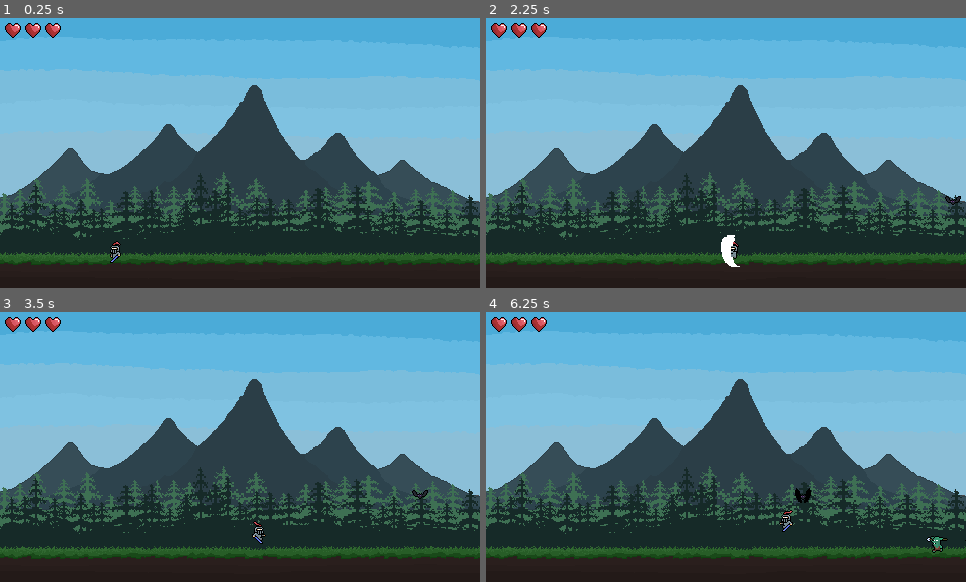
Above: before the commit, frames 1-4 (two rows, left to right).
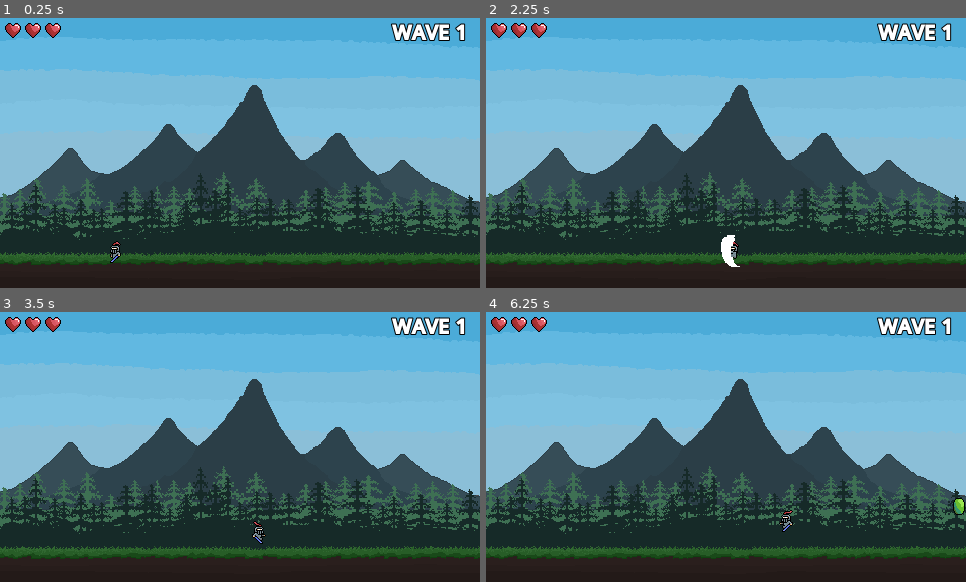
Above: after the commit, the same moments.

Repository: RadoslawG123/WavesOfMonsters
Game: Godot game, scene res://Scenes/main.tscn
Two runs of this game, one before a commit and one after it. Both use one fixed random seed, a clock stepped at 60 frames per second and the inputs below.
Inputs:
- Up to frame 1 (0.25 s): no input
- Up to frame 2 (2.25 s): hold D (Right) 0.53-2.03 s; tap Space (Attack) at 0.6, 1.35, 2.1 s; tap W (Jump) at 0.77, 1.52 s; hold A (Left) from 2.03 s (still down)
- Up to frame 3 (3.5 s): release A (Left) at 2.78 s; hold D (Right) from 2.78 s (still down); tap Space (Attack) at 2.85 s; tap W (Jump) at 3.02 s
- Up to frame 4 (6.25 s): tap Space (Attack) every 0.75 s from 3.6 to 5.85 s; tap W (Jump) at 3.77, 4.52, 6.02 s; release D (Right) at 4.28 s; hold A (Left) 4.28-5.03 s; hold D (Right) 5.03-5.78 s; hold A (Left) from 5.78 s (still down)

The runs differ from the first frame. In frame 1, 0.8% of the frame differs, in the area x 81-98%, y 1-9%; in frame 2, 0.9%; in frame 3, 0.9%; in frame 4, 1.2%, in the area x 64-100%, y 1-90%.

Commit message:
Create basic mock of waves mechanics. Most of the wave code is stored in monster_generator.gd script.

Diff:
--- /dev/null
+++ b/Assets/Other/WavesSchedule.csv
@@ -0,0 +1,11 @@
+Wave;Slime;Bat;SpearGoblin
+1;3;0;0
+2;5;0;0
+3;5;2;0
+4;5;5;0
+5;2;0;2
+6;2;1;3
+7;4;3;4
+8;0;10;2
+9;0;0;8
+10;10;10;10
--- a/Scenes/Enemies/Bat.tscn
+++ b/Scenes/Enemies/Bat.tscn
@@ -11,6 +11,7 @@
 shader = ExtResource("2_fgnpe")
 shader_parameter/flash_modifier = 0.0
 shader_parameter/flash_color = Color(1, 1, 1, 1)
+shader_parameter/custom_modulate = Color(1, 1, 1, 1)
 
 [sub_resource type="AtlasTexture" id="AtlasTexture_p4yo7"]
 atlas = ExtResource("1_xfaav")
@@ -159,12 +160,6 @@
 libraries/ = SubResource("AnimationLibrary_laydv")
 speed_scale = 4.0
 
-[node name="CollisionShape2D" type="CollisionShape2D" parent="." unique_id=1189754203]
-shape = SubResource("RectangleShape2D_r1vj8")
-
-[node name="HealthComponent" parent="." unique_id=2035992246 instance=ExtResource("2_u58sa")]
-health_amount = 2
-
 [node name="Hurtbox" parent="." unique_id=1952516124 node_paths=PackedStringArray("sprite", "enemy_body") instance=ExtResource("3_4bhup")]
 collision_mask = 40
 sprite = NodePath("../AnimatedSprite2D")
@@ -172,3 +167,9 @@
 
 [node name="CollisionShape2D" type="CollisionShape2D" parent="Hurtbox" unique_id=1791558893]
 shape = SubResource("RectangleShape2D_r1vj8")
+
+[node name="CollisionShape2D" type="CollisionShape2D" parent="." unique_id=1189754203]
+shape = SubResource("RectangleShape2D_r1vj8")
+
+[node name="HealthComponent" parent="." unique_id=2035992246 instance=ExtResource("2_u58sa")]
+health_amount = 2
--- a/Scenes/Enemies/Slime.tscn
+++ b/Scenes/Enemies/Slime.tscn
@@ -142,6 +142,9 @@
 }]
 
 [sub_resource type="RectangleShape2D" id="RectangleShape2D_r1vj8"]
+size = Vector2(18, 12)
+
+[sub_resource type="RectangleShape2D" id="RectangleShape2D_qnic2"]
 size = Vector2(18, 12)
 
 [sub_resource type="Animation" id="Animation_i418a"]
@@ -357,9 +360,6 @@
 &"RESET": SubResource("Animation_qvstw")
 }
 
-[sub_resource type="RectangleShape2D" id="RectangleShape2D_qnic2"]
-size = Vector2(18, 12)
-
 [node name="Slime" type="CharacterBody2D" unique_id=1997628686 groups=["Enemy"]]
 collision_layer = 2
 collision_mask = 4
@@ -376,11 +376,6 @@
 position = Vector2(0, 4)
 shape = SubResource("RectangleShape2D_r1vj8")
 
-[node name="AnimationPlayer" type="AnimationPlayer" parent="." unique_id=297761443]
-libraries/ = SubResource("AnimationLibrary_i418a")
-
-[node name="HealthComponent" parent="." unique_id=2035992246 instance=ExtResource("4_otd3f")]
-
 [node name="Hurtbox" parent="." unique_id=1952516124 node_paths=PackedStringArray("sprite", "enemy_body") instance=ExtResource("5_jus8j")]
 visible = false
 collision_mask = 40
@@ -391,6 +386,11 @@
 position = Vector2(0, 4)
 shape = SubResource("RectangleShape2D_qnic2")
 
+[node name="AnimationPlayer" type="AnimationPlayer" parent="." unique_id=297761443]
+libraries/ = SubResource("AnimationLibrary_i418a")
+
+[node name="HealthComponent" parent="." unique_id=2035992246 instance=ExtResource("4_otd3f")]
+
 [node name="JumpTimer" type="Timer" parent="." unique_id=125949172]
 one_shot = true
 
--- a/Scenes/Enemies/SpearGoblin.tscn
+++ b/Scenes/Enemies/SpearGoblin.tscn
@@ -14,6 +14,7 @@
 shader = ExtResource("3_3u2xq")
 shader_parameter/flash_modifier = 0.0
 shader_parameter/flash_color = Color(1, 1, 1, 1)
+shader_parameter/custom_modulate = Color(1, 1, 1, 1)
 
 [sub_resource type="AtlasTexture" id="AtlasTexture_cjd1g"]
 atlas = ExtResource("2_envap")
@@ -435,10 +436,6 @@
 position = Vector2(-0.5, 5)
 shape = SubResource("RectangleShape2D_vhguj")
 
-[node name="HealthComponent" type="Node" parent="." unique_id=1880108948]
-script = ExtResource("2_qn1ai")
-health_amount = 3
-
 [node name="Hurtbox" parent="." unique_id=1952516124 node_paths=PackedStringArray("sprite", "enemy_body") instance=ExtResource("4_f3wi3")]
 collision_mask = 40
 sprite = NodePath("../Animation")
@@ -449,6 +446,10 @@
 position = Vector2(-0.5, 5)
 shape = SubResource("RectangleShape2D_r1vj8")
 
+[node name="HealthComponent" type="Node" parent="." unique_id=1880108948]
+script = ExtResource("2_qn1ai")
+health_amount = 3
+
 [node name="AnimationPlayer" type="AnimationPlayer" parent="." unique_id=781635350]
 libraries/ = SubResource("AnimationLibrary_e3fld")
 speed_scale = 5.0
--- a/Scenes/Others/monster_generator.tscn
+++ b/Scenes/Others/monster_generator.tscn
@@ -11,7 +11,7 @@
 [sub_resource type="RectangleShape2D" id="RectangleShape2D_r1vj8"]
 size = Vector2(20, 34)
 
-[node name="MonsterGenerator" type="Area2D" unique_id=1461595443]
+[node name="MonsterGenerator" type="Area2D" unique_id=1461595443 groups=["MonsterGenerator"]]
 script = ExtResource("1_emvdd")
 spear_goblin = ExtResource("3_yn72s")
 bat = ExtResource("2_3cn4h")
@@ -24,7 +24,6 @@
 
 [node name="SpawnColldawn" type="Timer" parent="." unique_id=233709442]
 wait_time = 1.5
-autostart = true
 
 [node name="SkySpawnPosition" type="CollisionShape2D" parent="." unique_id=179031822]
 position = Vector2(0, -59)
--- a/Scenes/UI.tscn
+++ b/Scenes/UI.tscn
@@ -9,15 +9,14 @@
 [node name="Control" type="Control" parent="." unique_id=626079133]
 layout_mode = 3
 anchors_preset = 0
-offset_right = 40.0
-offset_bottom = 40.0
+offset_right = 480.0
+offset_bottom = 270.0
 
 [node name="MarginContainer" type="MarginContainer" parent="Control" unique_id=1776438929]
 layout_mode = 1
 anchors_preset = 15
 anchor_right = 1.0
 anchor_bottom = 1.0
-offset_right = 21.0
 grow_horizontal = 2
 grow_vertical = 2
 
@@ -49,3 +48,17 @@
 size_flags_horizontal = 0
 size_flags_vertical = 4
 texture = ExtResource("2_dewlx")
+
+[node name="MarginContainer2" type="MarginContainer" parent="Control/MarginContainer" unique_id=1174673445]
+custom_minimum_size = Vector2(100, 50)
+layout_mode = 2
+size_flags_horizontal = 8
+size_flags_vertical = 0
+
+[node name="WaveCounterLabel" type="RichTextLabel" parent="Control/MarginContainer/MarginContainer2" unique_id=839398556]
+layout_mode = 2
+theme_override_constants/outline_size = 4
+theme_override_font_sizes/normal_font_size = 20
+theme_override_font_sizes/bold_font_size = 20
+bbcode_enabled = true
+text = "[center][b]WAVE 1"
--- a/Scenes/main.tscn
+++ b/Scenes/main.tscn
@@ -136,3 +136,5 @@
 [node name="Player" parent="." unique_id=197770266 instance=ExtResource("4_kry3j")]
 z_index = 1
 position = Vector2(115, 226)
+
+[connection signal="wave_ended" from="MonsterGenerator" to="MonsterGenerator" method="_on_wave_ended"]
--- a/Scripts/Others/monster_generator.gd
+++ b/Scripts/Others/monster_generator.gd
@@ -1,5 +1,8 @@
 extends Area2D
 
+######################################### Signals #########################################
+
+signal wave_ended()
 
 ######################################### Variables #########################################
 
@@ -13,30 +16,61 @@
 @export var bat: PackedScene
 @export var slime: PackedScene
 
+## Normal variables
+var wave := 1
+var enemies_alive := 0
+var wave_enemies: Dictionary[PackedScene, int]
+
 
 ######################################### Main functions #########################################
 
+## Called when the node enters the scene tree for the first time.
+func _ready() -> void:
+	wave_enemies = {slime: 3}
+	spawn_colldawn.start()
+	count_enemies()
+
+## Called every frame. 'delta' is the elapsed time since the previous frame.
+func _process(delta: float) -> void:
+	pass
+
+#func handle_waves():
+	#if wave
+
 ## Spawn Monster
 func spawn_monster():
-	var random_monster = [spear_goblin, bat, slime].pick_random()
+	# if all enemies are spawned return
+	if wave_enemies.is_empty():
+		return
+
+	# pick random monster from enemies attached to current wave
+	var random_monster = wave_enemies.keys().pick_random()
 	var new_monster
 
+	wave_enemies[random_monster] -= 1
+
+	# if all entitites of one enemy of current wave are spawned delete this type of enemy from dictionary
+	if wave_enemies[random_monster] <= 0:
+		wave_enemies.erase(random_monster)
+
+	# Create new instantiate of enemy
+	new_monster = random_monster.instantiate()
+
+	# Conncet enemy_died signal from hurtbox.gd of current instantiated enemy
+	new_monster.get_child(2).enemy_died.connect(_on_enemy_died)
+
 	if random_monster == spear_goblin:
-		new_monster = spear_goblin.instantiate()
-
 		new_monster.global_position = floor_spawn_position.global_position
 		get_tree().current_scene.add_child(new_monster)
+
 	elif random_monster == bat:
-		new_monster = bat.instantiate()
-
 		var edge_positions = get_edge_positions()
 		var random_position_y = randf_range(edge_positions["top"], edge_positions["bottom"])
 
 		new_monster.global_position = Vector2(sky_spawn_position.global_position.x, random_position_y)
 		get_tree().current_scene.add_child(new_monster)
+
 	elif random_monster == slime:
-		new_monster = slime.instantiate()
-
 		new_monster.global_position = floor_spawn_position.global_position
 		get_tree().current_scene.add_child(new_monster)
 
@@ -55,9 +89,31 @@
 
 	return edge_positions
 
+## Count Enemies: counting all enemies
+func count_enemies():
+	for num_of_enemy in wave_enemies.values():
+		enemies_alive += num_of_enemy
 
 ######################################### Signal functions #########################################
 
 ## Timer Signal function: Emitted when the timer reaches the end
 func _on_spawn_colldawn_timeout() -> void:
 	spawn_monster()
+
+	# Shuffle spawn time of next enemy
+	spawn_colldawn.wait_time = randf_range(1.0, 2.0)
+
+## Emitted when the enemy dies
+func _on_enemy_died() -> void:
+	enemies_alive -= 1
+
+	# if all enemies are killed emit wave_ended signal
+	if enemies_alive <= 0:
+		wave_ended.emit()
+
+## Emitted when the wave ends
+func _on_wave_ended() -> void:
+	wave += 1
+	UI.change_wave_number(wave)
+	wave_enemies = {slime: 10, bat: 10, spear_goblin: 10}
+	count_enemies()
--- a/Scripts/Others/ui.gd
+++ b/Scripts/Others/ui.gd
@@ -1,12 +1,14 @@
 extends CanvasLayer
 
 @onready var hearts_container: HBoxContainer = %HeartsContainer
+@onready var wave_counter_label: RichTextLabel = $Control/MarginContainer/MarginContainer2/WaveCounterLabel
 
 var heart_cursor = -1
+var wave: int
 
 # Called when the node enters the scene tree for the first time.
 func _ready() -> void:
-	pass # Replace with function body.
+	wave = get_tree().get_first_node_in_group("MonsterGenerator").wave
 
 
 # Called every frame. 'delta' is the elapsed time since the previous frame.
@@ -21,3 +23,9 @@
 		var heart = hearts_container.get_child(heart_cursor)
 		heart.visible = false
 		heart_cursor -= 1
+
+func change_wave_number(wave):
+	if not is_node_ready():
+		await ready
+
+	wave_counter_label.text = "[center][b]WAVE " + str(wave)
--- a/Scripts/Universal/Hurtbox.gd
+++ b/Scripts/Universal/Hurtbox.gd
@@ -1,6 +1,9 @@
 extends Area2D
 class_name Hurtbox
 
+######################################### Signals #########################################
+
+signal enemy_died()
 
 ######################################### Variables #########################################
 
@@ -55,6 +58,9 @@
 ## DIE
 func die():
 	if not is_player:
+		# When enemy dies emit signal to monster_generator script
+		enemy_died.emit()
+
 		# Delete object from main scene
 		get_parent().queue_free()
 	else:
--- a/project.godot
+++ b/project.godot
@@ -48,6 +48,7 @@
 Player=""
 Spear=""
 Camera=""
+MonsterGenerator=""
 
 [input]
 
Not shown, added: Assets/Other/WavesSchedule.csv.import
Not shown, added: Assets/Other/WavesSchedule.xlsx
